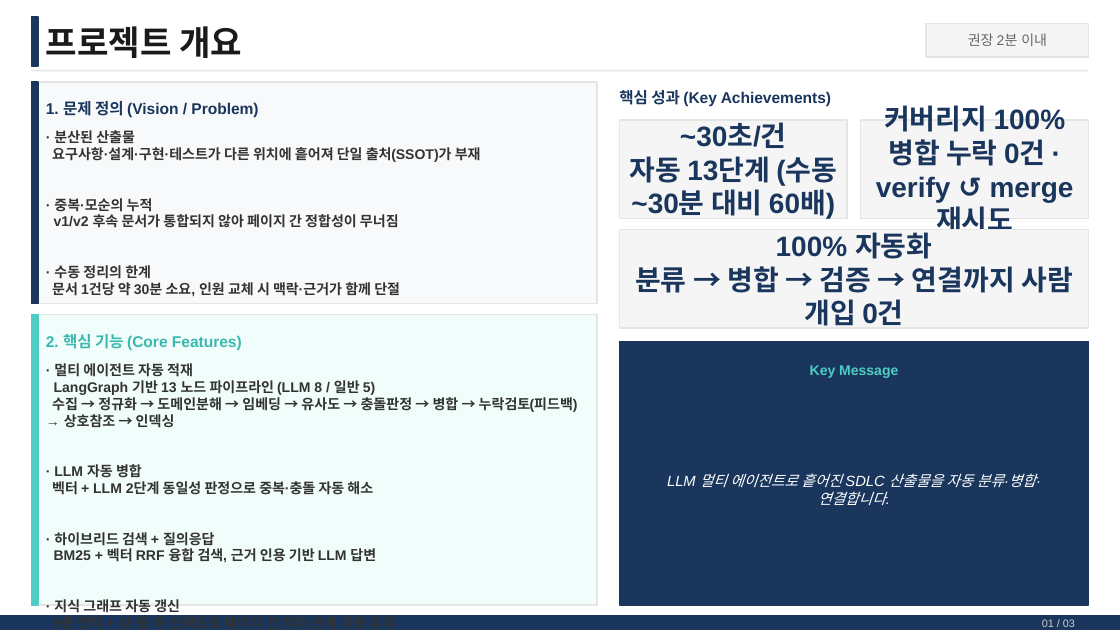
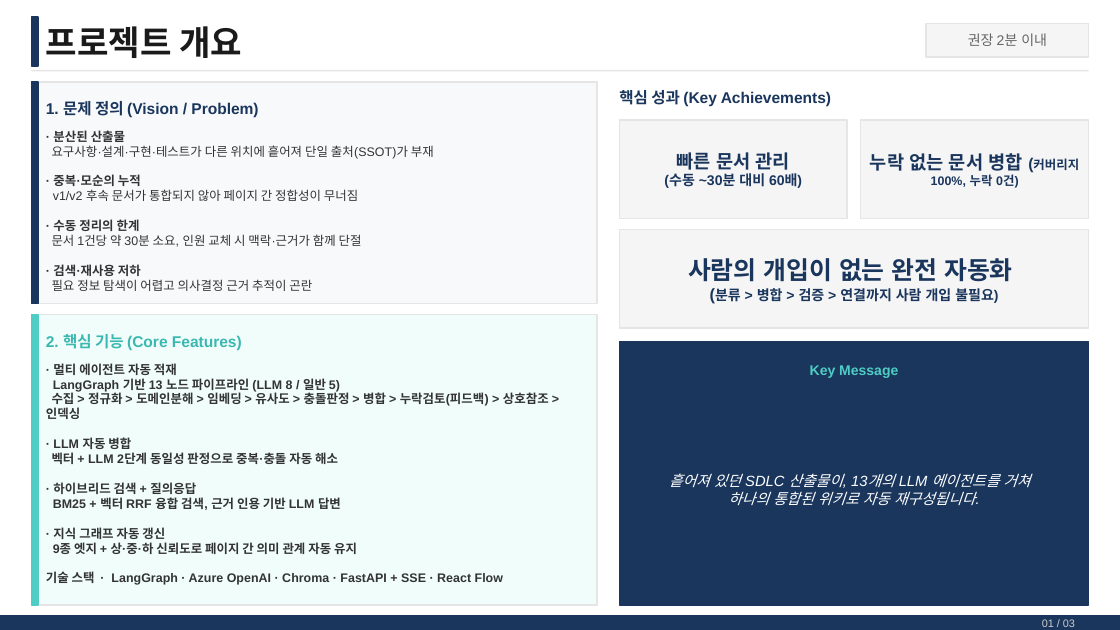
Before and after one commit to 1stguardleft/Project-Wiki-Manager, a slide deck: slide 2 of AI_Master_Project_최종발표_김종열_07131.pptx. Drawn at 1120x630 pixels with LibreOffice and Linux fonts; fonts in the diff are those of the drawing. Boxes give left, top, right and bottom in pixels: in the first picture for what was removed or moved away, otherwise in the second. Text is boxed around its words. In the diff, an @@ line names an element or a change of style, - is before the commit and + after.

```diff
--- a/AI_Master_Project_최종발표_김종열_07131.pptx
+++ b/AI_Master_Project_최종발표_김종열_07131.pptx
@@ text "· 분산된 산출물" at (52,130,434,291): size 9 to 8 pt; bold off in "요구사항·설계·구현·테스트가 다른 위치에 흩어져 단일 출처(SSOT)가 부재", "v1/v2 후속 문서가 통합되지 않아 페이지 간 ...", "문서 1건당 약 30분 소요, 인원 교체 ...", "필요 정보 탐색이 어렵고 의사결정 근거 추적이 ..." @@
@@ text at (664,152,802,189): text changed; size 18 to 9 pt @@
-~30초/건
-자동 13단계 (수동 ~30분 대비 60배)
+빠른 문서 관리
+(수동 ~30분 대비 60배)
@@ text at (870,153,1079,188): text changed; size 18 to 8 pt @@
-커버리지 100%
-병합 누락 0건 · verify ↺ merge 재시도
+누락 없는 문서 병합 (커버리지 100%, 누락 0건)
@@ text at (688,258,1013,303): text changed; size 18 to 9 pt @@
-100% 자동화
-분류 → 병합 → 검증 → 연결까지 사람 개입 0건
+사람의 개입이 없는 완전 자동화
+(분류 > 병합 > 검증 > 연결까지 사람 개입 불필요)
@@ text at (46,363,503,585): size 9 to 8 pt in "· 멀티 에이전트 자동 적재", "LangGraph 기반 13 노드 파이프라인 (LLM 8 ...", "· LLM 자동 병합", "벡터 + LLM 2단계 동일성 판정으로 중복·충돌 ..." and 5 more places @@
@@ text at (46,391,549,419): text changed; size 9 to 8 pt @@
-수집 → 정규화 → 도메인분해 → 임베딩 → 유사도 → 충돌판정 → 병합 → 누락검토(피드백) → 상호참조 → 인덱싱
+수집 > 정규화 > 도메인분해 > 임베딩 > 유사도 > 충돌판정 > 병합 > 누락검토(피드백) > 상호참조 > 인덱싱
@@ text at (669,473,1030,505): text changed @@
-LLM 멀티 에이전트로 흩어진 SDLC 산출물을 자동 분류·병합·연결합니다.
+흩어져 있던 SDLC 산출물이, 13개의 LLM 에이전트를 거쳐
+하나의 통합된 위키로 자동 재구성됩니다.
```
Also in this commit, not shown: 2 other slides changed, 1 slide added, 32 other files.
